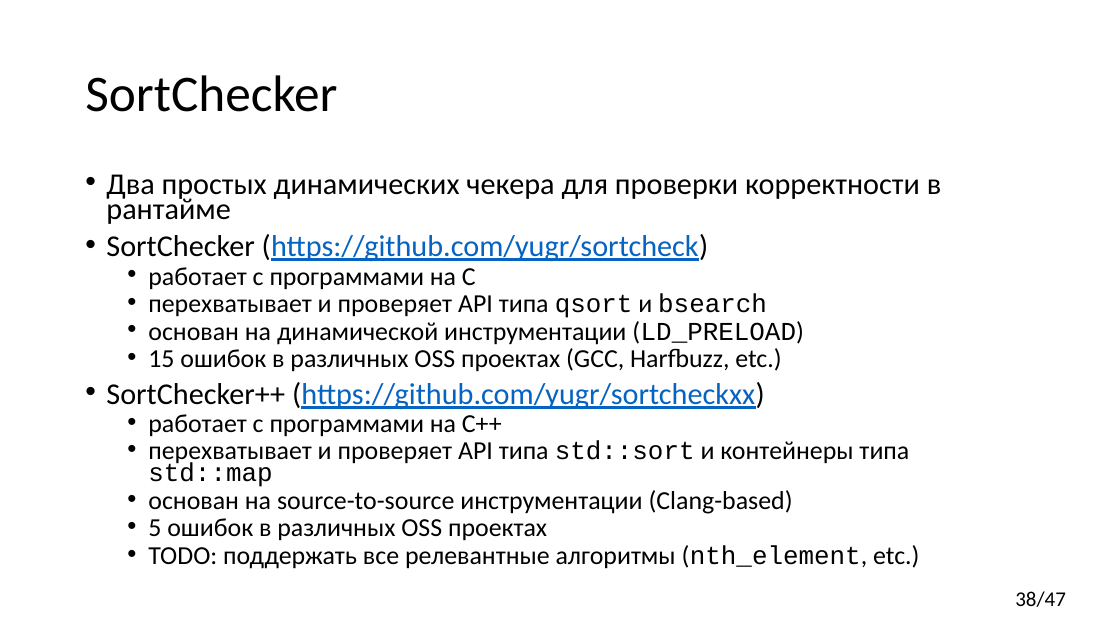
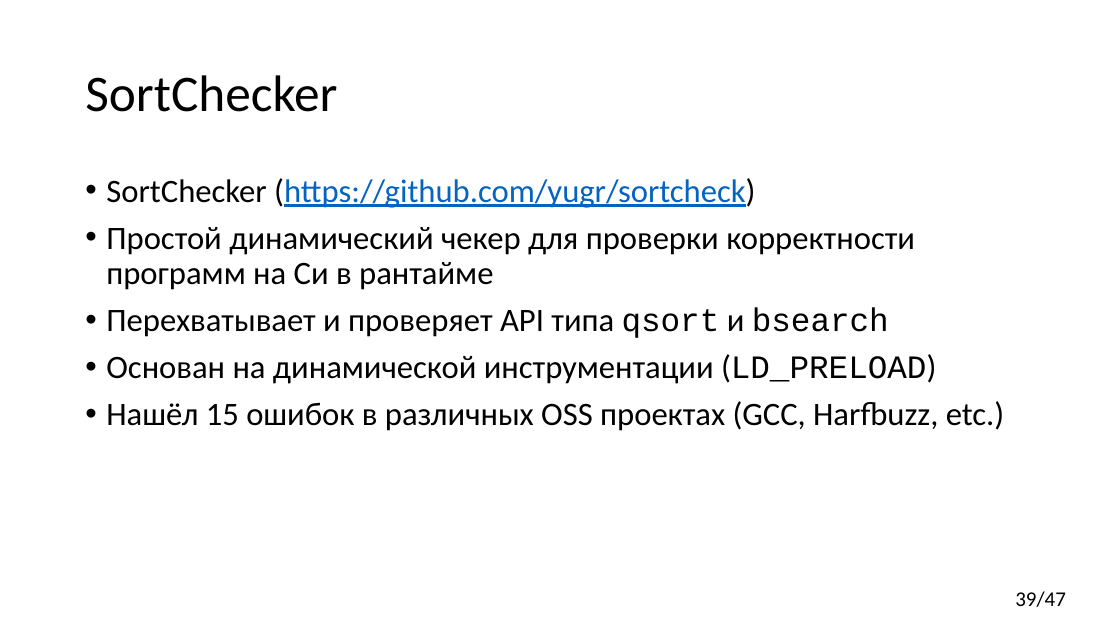
Before and after one commit to yugr/CppRussia, a slide deck: slide 39 of 2023/RU.pptx (slide 38 before the commit). Drawn at 1120x630 pixels with LibreOffice and Linux fonts; fonts in the diff are those of the drawing. Boxes give left, top, right and bottom in pixels: in the first picture for what was removed or moved away, otherwise in the second. Text is boxed around its words. In the diff, an @@ line names an element or a change of style, - is before the commit and + after.

```diff
--- a/2023/RU.pptx
+++ b/2023/RU.pptx
@@ text at box(106, 174, 941, 224): paragraph removed @@
-• Два простых динамических чекера для проверки корректности в рантайме
@@ text at box(106, 178, 755, 208): size 25.9 to 28 pt in "SortChecker (https://github.com/yugr/sortcheck)"; line spacing 0.7 to 0.9 @@
@@ text at box(106, 227, 1004, 431): text changed; size 22.2 to 28 pt @@
-  • работает с программами на C
-  • перехватывает и проверяет API типа qsort и bsearch
-  • основан на динамической инструментации (LD_PRELOAD)
-  • 15 ошибок в различных OSS проектах (GCC, Harfbuzz, etc.)
-• SortChecker++ (https://github.com/yugr/sortcheckxx)
-  • работает с программами на C++
-  • перехватывает и проверяет API типа std::sort и контейнеры типа std::map
-  • основан на source-to-source инструментации (Clang-based)
-  • 5 ошибок в различных OSS проектах
-  • TODO: поддержать все релевантные алгоритмы (nth_element, etc.)
+• Простой динамический чекер для проверки корректности программ на Си в рантайме
+• Перехватывает и проверяет API типа qsort и bsearch
+• Основан на динамической инструментации (LD_PRELOAD)
+• Нашёл 15 ошибок в различных OSS проектах (GCC, Harfbuzz, etc.)
@@ page number at box(1015, 591, 1066, 607): text changed @@
-38/47
+39/47
```
Also in this commit, not shown: 8 other slides changed, 2 slides added.
